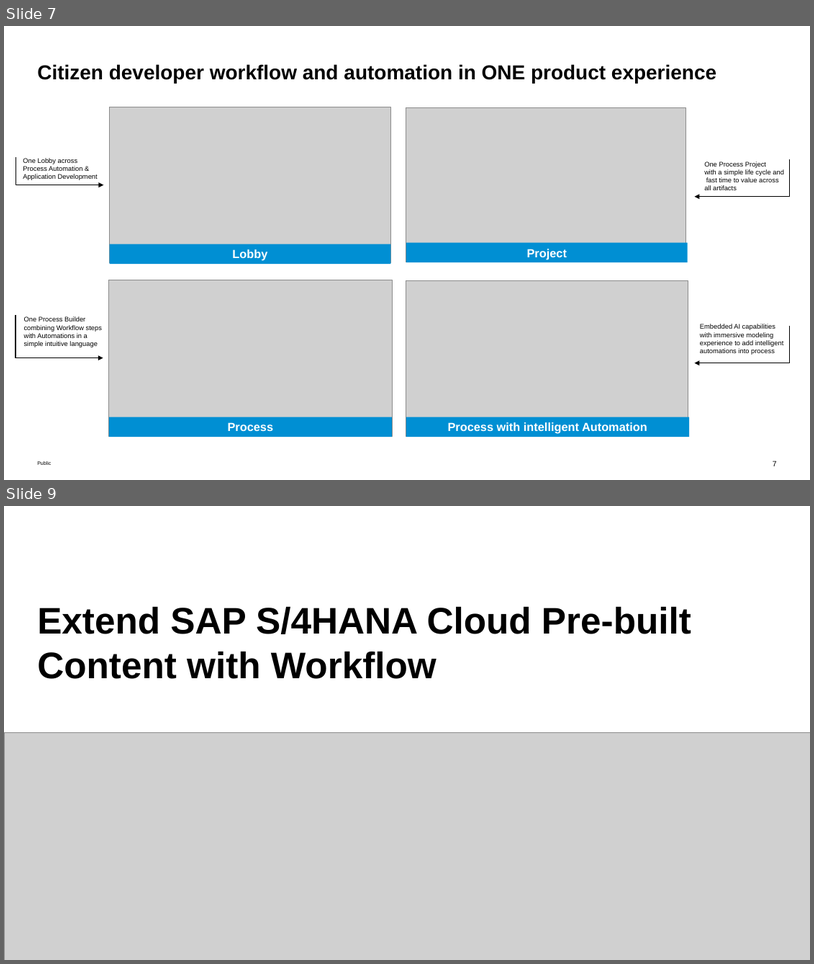
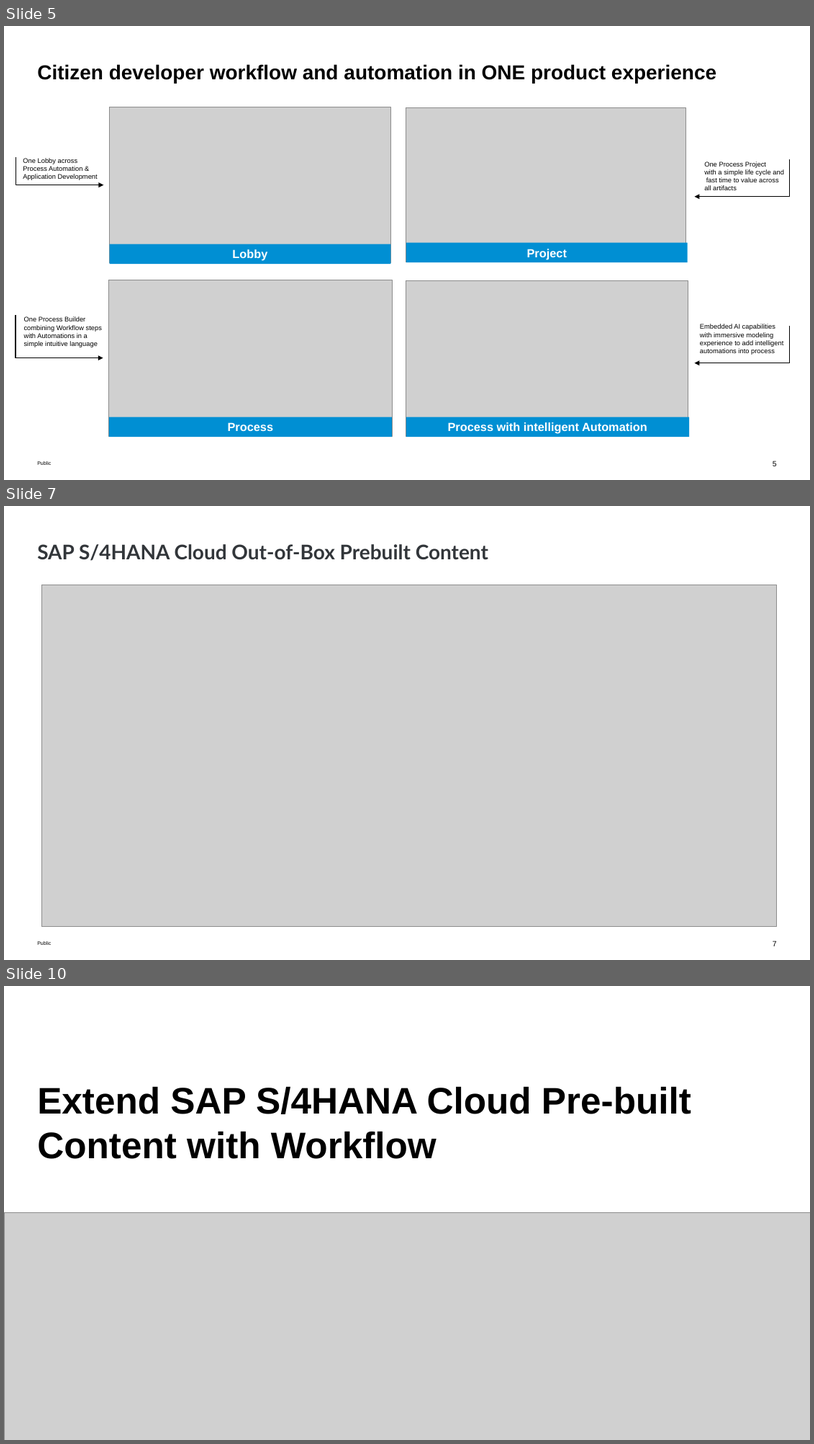
Before and after one commit to SAP-samples/teched2022-DT262, a slide deck: exercises/DT262-Execute Bots Rapidly in SAP S4HANA Cloud with SAP Build Process Automation.pptx. Shown one above the other, each under a label of ours: slides 7 and 9 before the commit, slides 5, 7 and 10 after it; the slides between them are not shown. The pictures are 814x964 and 814x1444 pixels, drawn with LibreOffice and Linux fonts; fonts in the diff are those of the drawing; grey boxes stand for pictures. Boxes give left, top, right and bottom in pixels: in the first picture for what was removed or moved away, otherwise in the second. Text is boxed around its words. In the diff, an @@ line names an element or a change of style, - is before the commit and + after.

```diff
--- a/exercises/DT262-Execute Bots Rapidly in SAP S4HANA Cloud with SAP Build Process Automation.pptx
+++ b/exercises/DT262-Execute Bots Rapidly in SAP S4HANA Cloud with SAP Build Process Automation.pptx
@@ slide 7 added at (4, 506, 810, 960), background #FFFFFF; not listed: 2 template elements that a slide beside it also shows @@
@@ title added at (37, 544, 489, 561), 24 pt, text #32363A, bold @@
+SAP S/4HANA Cloud Out-of-Box Prebuilt Content
@@ picture added at (41, 584, 777, 926) @@
@@ what was slide 7 is now slide 5 @@
@@ page number at (773, 460, 777, 466): text changed @@
-7
+5
@@ what was slide 9 is now slide 10 @@
```
Also in this commit, not shown: 4 slides changed, 2 other slides added, 2 slides removed.
